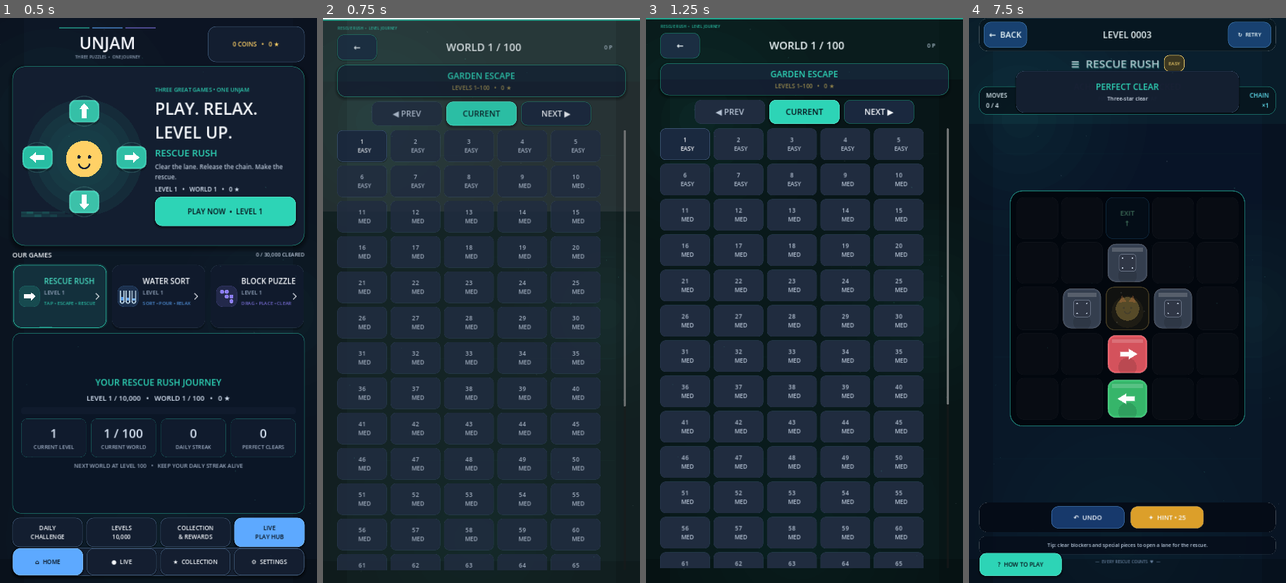
Above: before the commit, frames 1-4 (left to right).
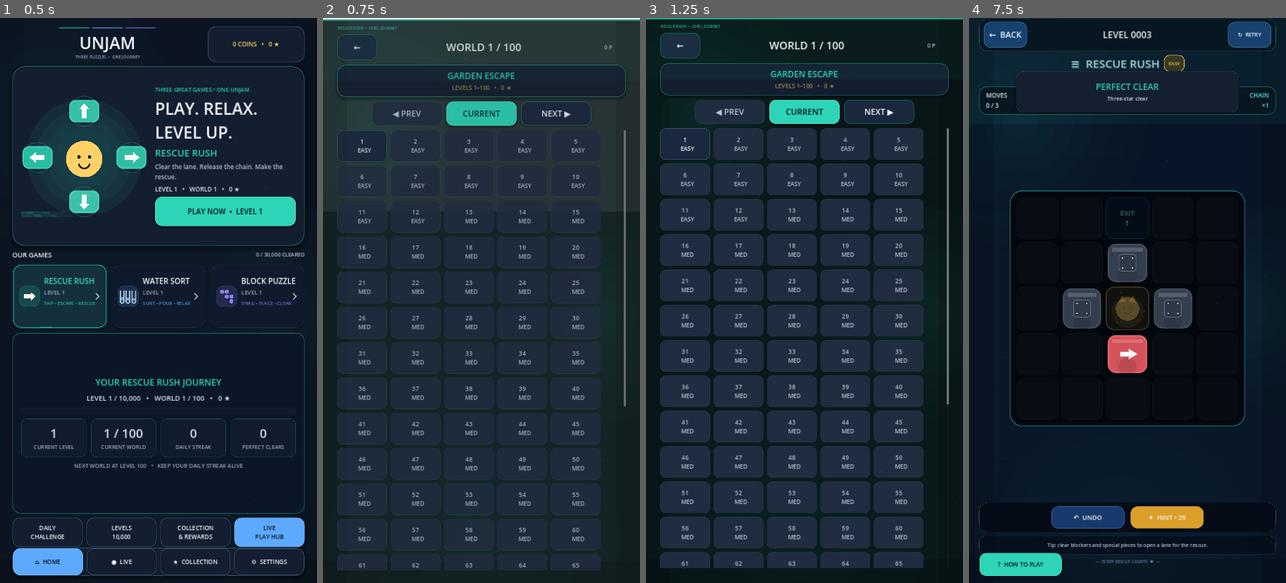
Above: after the commit, the same moments.

Repository: eghosa001/unjam
Game: Godot game, scene res://scenes/Main.tscn
Two runs of this game, one before a commit and one after it. Both use one fixed random seed, a clock stepped at 60 frames per second and the inputs below.
Inputs (mouse positions are in pixels of both pictures, inside the frame that each line leads up to):
- Up to frame 1 (0.5 s): no input
- Up to frame 2 (0.75 s): click "PLAY NOW • LEVEL 1" at 0.5 s
- Up to frame 3 (1.25 s): no input
- Up to frame 4 (7.5 s): click "1 EASY" at 1.25 s; click "↻ RETRY" at 2 s; click "↻ RETRY" at 2.75 s; click "↻ RETRY" at 3.5 s; click "GOT IT — PLAY" at 4.25 s; click (1127, 260) at 5 s; click "NEXT RESCUE" at 5.75 s; click (1171, 306) at 6.5 s; click "NEXT RESCUE" at 7.25 s

Frame 1 is identical in both runs. In frame 2, less than 0.1% of the frame differs, in the area x 10-83%, y 29-37%; in frame 3, less than 0.1%; in frame 4, 0.8%, in the area x 8-57%, y 15-71%.

Commit message:
Extend Rescue Rush onboarding difficulty ramp

Diff:
--- a/scripts/core/campaign_generator.gd
+++ b/scripts/core/campaign_generator.gd
@@ -7,7 +7,7 @@
 
 static func generate(level_number: int) -> Dictionary:
 	var n := clampi(level_number, 1, 10000)
-	if n <= 8:
+	if n <= 12:
 		return _generate_onboarding(n)
 	var world := int((n - 1) / 100) + 1
 	var tier := _campaign_tier(n)
@@ -91,8 +91,8 @@
 	}
 
 static func _generate_onboarding(n: int) -> Dictionary:
-	# Levels 1–8 are intentionally readable in seconds: no gates, bombs or
-	# filler maze. The player learns that arrows with a clear ray can leave.
+	# Levels 1–12 are intentionally readable in seconds: no gates, bombs or
+	# filler maze. The player learns clear-ray movement before campaign systems arrive.
 	var size := 5 if n <= 4 else 6
 	var center := Vector2i(int(size / 2), int(size / 2))
 	var target_dir_index := posmod(n - 1, 4)
@@ -105,7 +105,7 @@
 		var sealed := center + DIR_VECTORS[i]
 		pieces.append(_piece(sealed.x, sealed.y, "blocker", DIR_NAMES[i]))
 	var lane := _ray_cells(center, target_dir, size)
-	var needed := 1 if n <= 2 else (2 if n <= 6 else mini(3, lane.size()))
+	var needed := 1 if n <= 3 else (2 if n <= 8 else mini(3, lane.size()))
 	for i in range(mini(needed, lane.size())):
 		var pos := lane[i]
 		pieces.append(_piece(pos.x, pos.y, "normal", _perpendicular_direction(target_name, n + i)))
